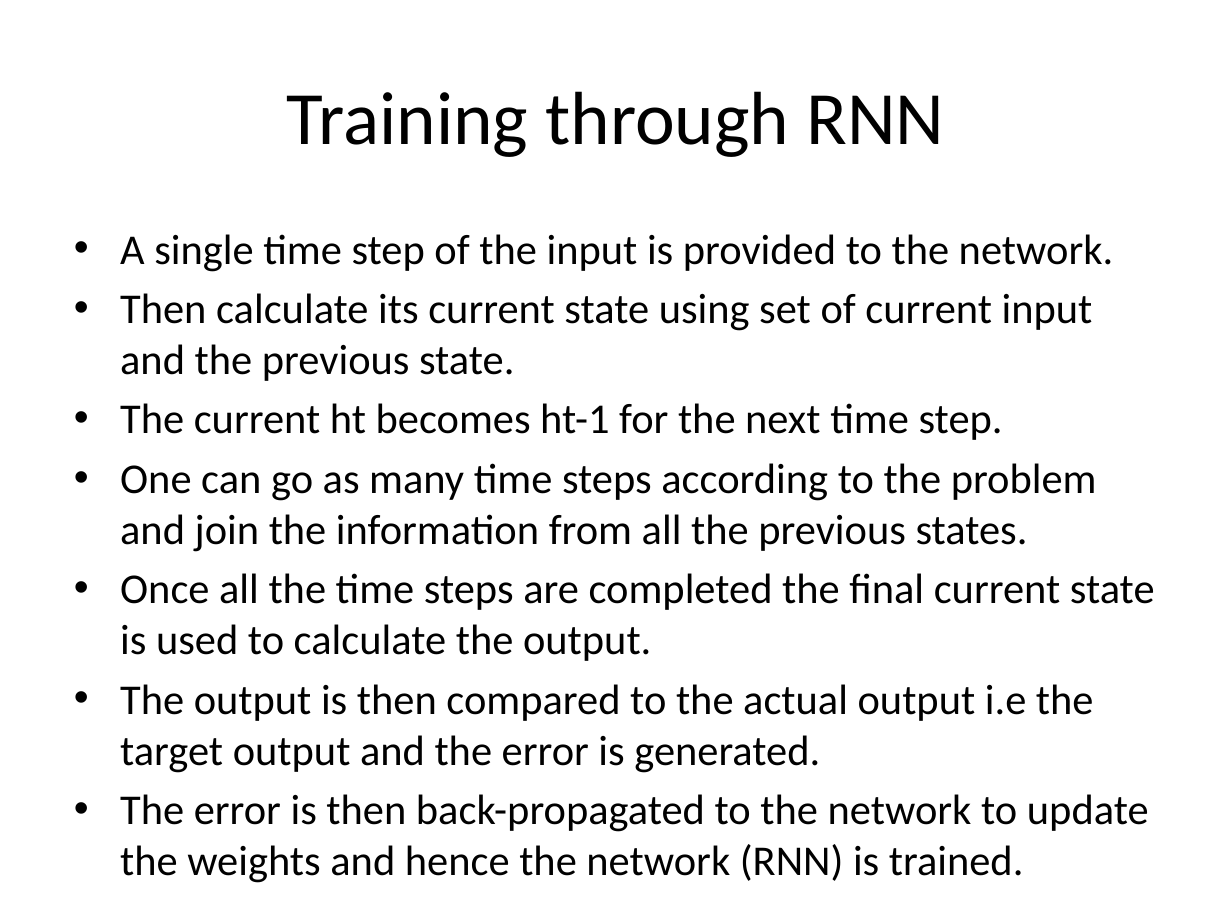
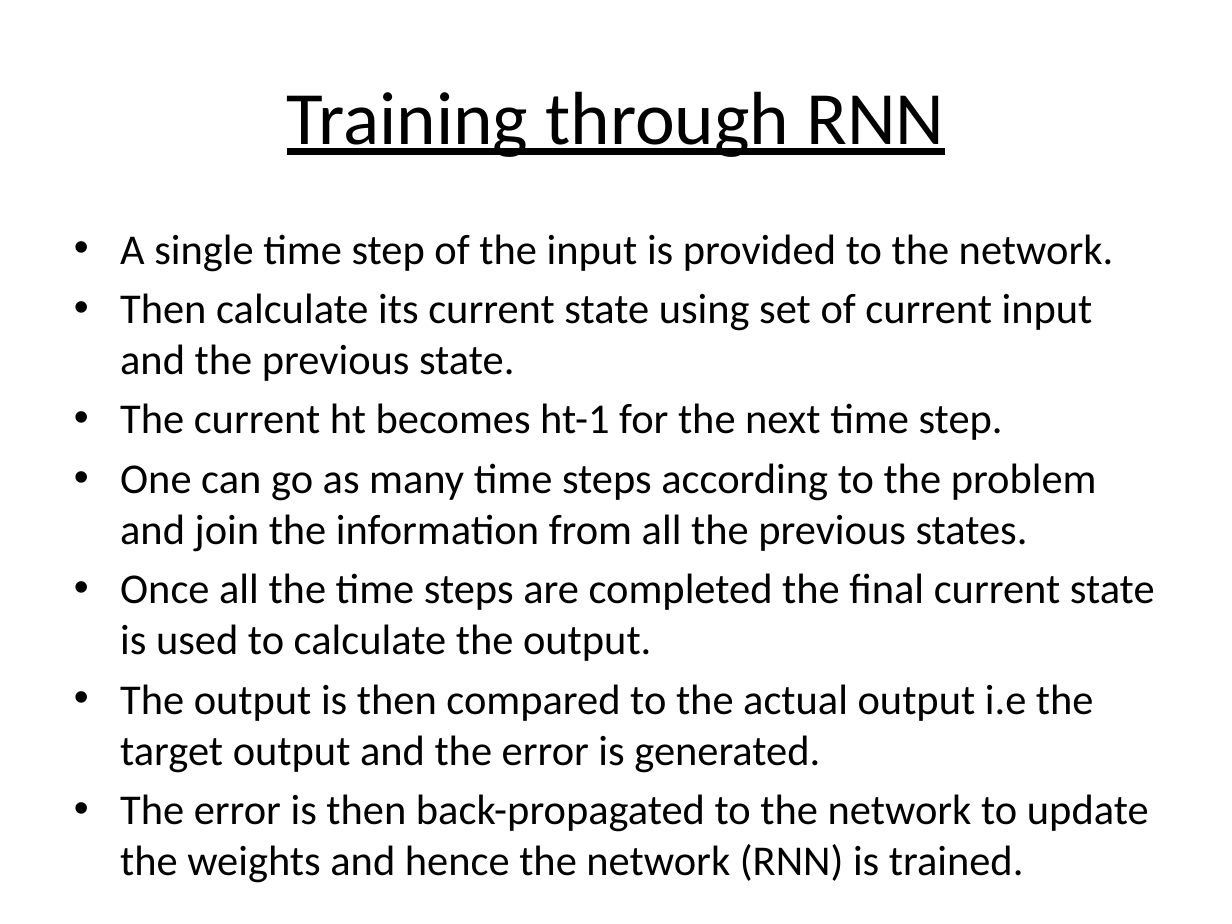
Before and after one commit to abhilashsaj/Simple-Recurrent-Neural-Network-with-Keras, a slide deck: slide 10 of Recurrent Neural Networks.pptx (slide 8 before the commit). Drawn at 1232x924 pixels with LibreOffice and Linux fonts; fonts in the diff are those of the drawing. Boxes give left, top, right and bottom in pixels: in the first picture for what was removed or moved away, otherwise in the second. Text is boxed around its words. In the diff, an @@ line names an element or a change of style, - is before the commit and + after.

```diff
--- a/Recurrent Neural Networks.pptx
+++ b/Recurrent Neural Networks.pptx
@@ title "Training through RNN" at bbox=[287, 91, 944, 157]: underline on @@
```
Also in this commit, not shown: 7 other slides changed, 13 slides added, 1 other file.
